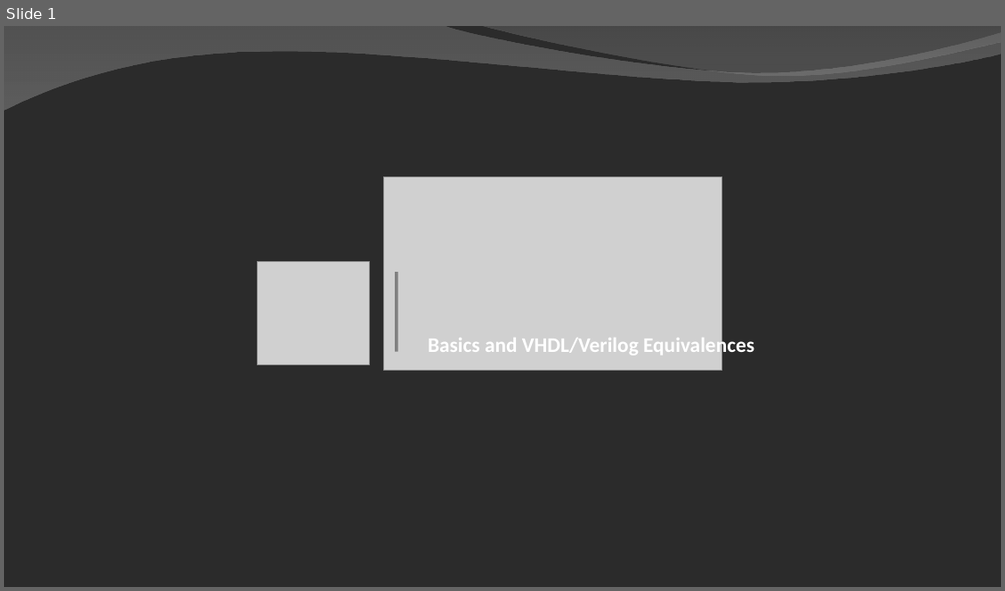
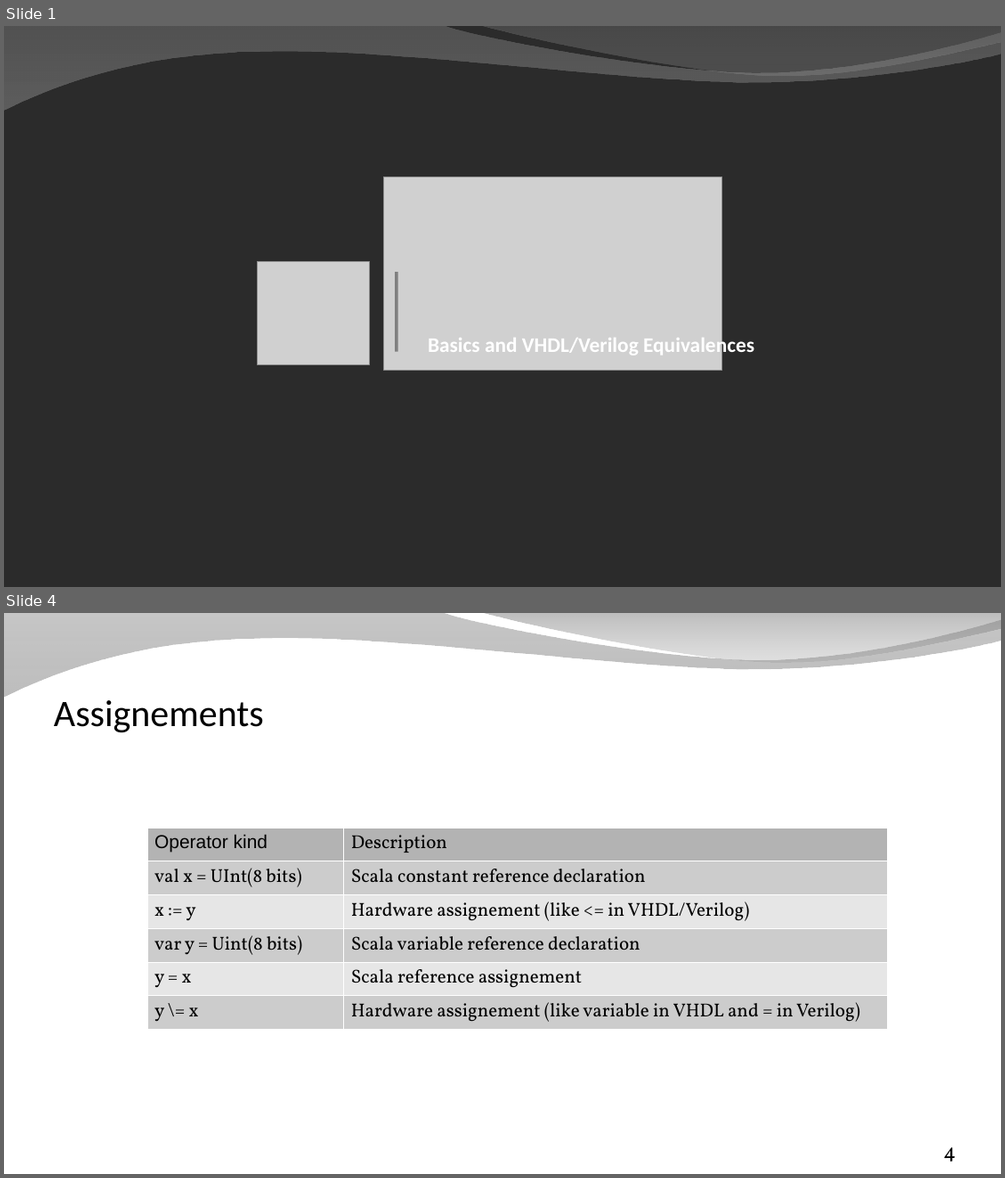
Before and after one commit to SpinalHDL/SpinalDoc, a slide deck: presentation/en/workshop/equivalence.odp. Shown one above the other, each under a label of ours: slide 1 before the commit, slides 1 and 4 after it; the slides between them are not shown. The pictures are 1005x591 and 1005x1178 pixels, drawn with LibreOffice and Linux fonts; fonts in the diff are those of the drawing; grey boxes stand for pictures; background and template pictures are left out; a plain dark background stands for a picture behind light text. Boxes give left, top, right and bottom in pixels: in the first picture for what was removed or moved away, otherwise in the second. Text is boxed around its words. In the diff, an @@ line names an element or a change of style, - is before the commit and + after.

```diff
--- a/presentation/en/workshop/equivalence.odp
+++ b/presentation/en/workshop/equivalence.odp
@@ slide 4 added at <box>4,613,1001,1174</box>, background picture (left out); not listed: 2 template elements that a slide beside it also shows @@
@@ title added at <box>54,700,264,733</box>, 36 pt, text #000000 @@
+Assignements
@@ table added at <box>146,827,887,1025</box>, 6 rows, 2 columns @@
+Operator kind | Description
+val x = UInt(8 bits) | Scala constant reference declaration
+x := y | Hardware assignement (like <= in VHDL/Verilog)
+var y = Uint(8 bits) | Scala variable reference declaration
+y = x | Scala reference assignement
+y \= x | Hardware assignement (like variable in VHDL and = in Verilog)
@@ page number added at <box>943,1147,955,1161</box>, 20 pt, text #000000 @@
+4
```
Also in this commit, not shown: 6 slides changed, 3 other slides added, 3 other files.
